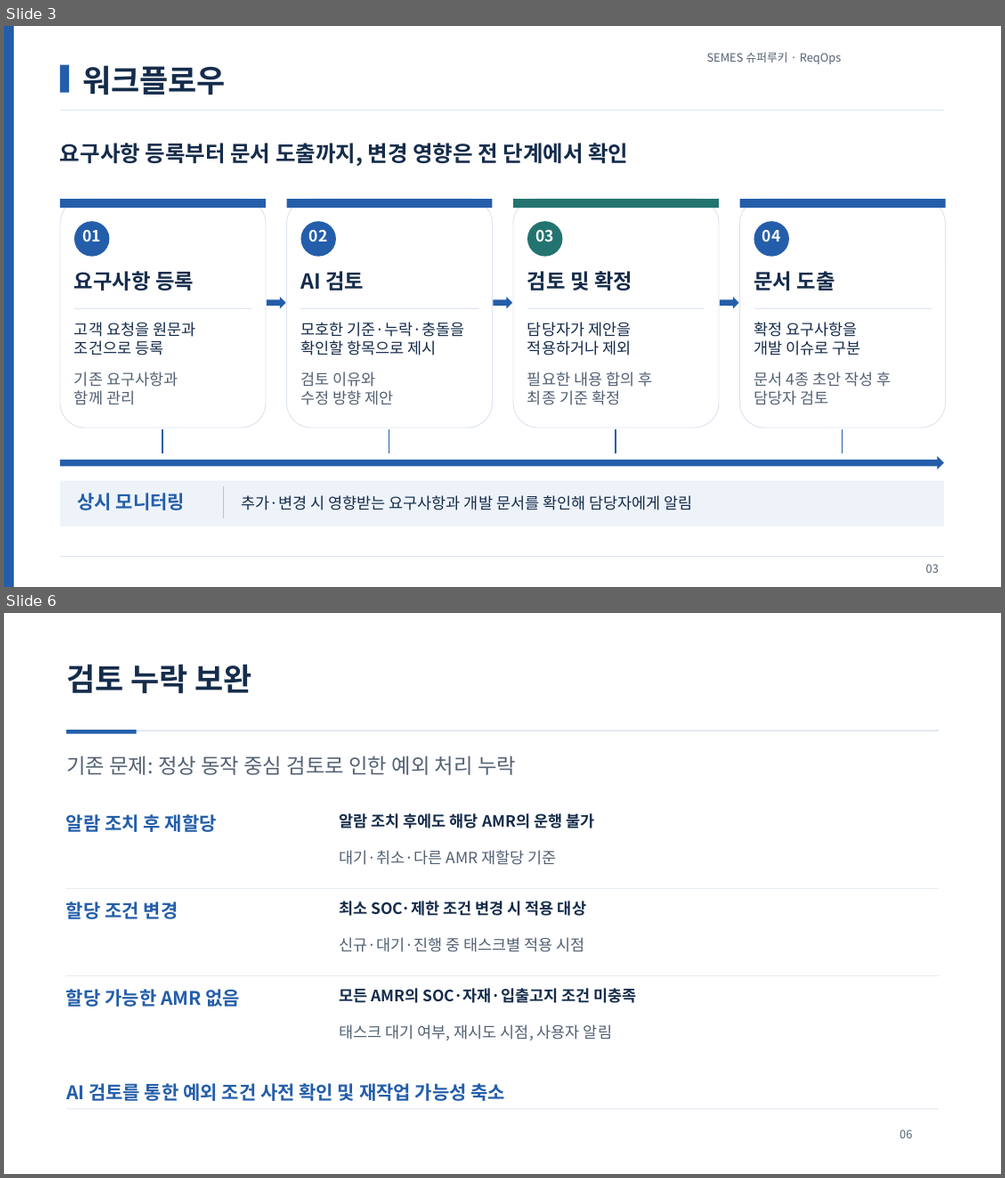
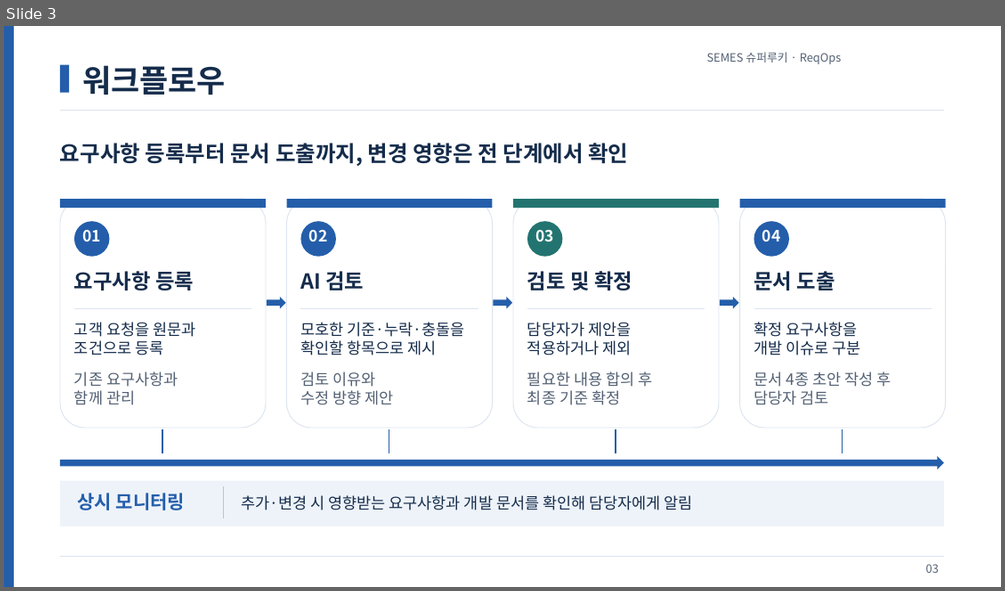
Before and after one commit to jihunhan98/semes-superrookie, a slide deck: docs/presentations/ReqOps_SuperRookie.pptx. Shown one above the other, each under a label of ours: slides 3 and 6 before the commit, slide 3 after it; the slides between them are not shown. The pictures are 1005x1178 and 1005x591 pixels, drawn with LibreOffice and Linux fonts; fonts in the diff are those of the drawing. Boxes give left, top, right and bottom in pixels: in the first picture for what was removed or moved away, otherwise in the second. Text is boxed around its words. In the diff, an @@ line names an element or a change of style, - is before the commit and + after.

```diff
--- a/docs/presentations/ReqOps_SuperRookie.pptx
+++ b/docs/presentations/ReqOps_SuperRookie.pptx
@@ slide 6 removed at [4,613,1001,1174], background #FFFFFF @@
@@ text removed at [66,664,252,693] @@
-검토 누락 보완
@@ rectangle removed at [66,730,938,731] @@
@@ rectangle removed at [66,730,137,733] @@
@@ text removed at [66,755,516,775] @@
-기존 문제: 정상 동작 중심 검토로 인한 예외 처리 누락
@@ text removed at [66,814,217,832] @@
-알람 조치 후 재할당
@@ text removed at [339,813,594,828] @@
-알람 조치 후에도 해당 AMR의 운행 불가
@@ text removed at [339,850,556,865] @@
-대기·취소·다른 AMR 재할당 기준
@@ rectangle removed at [66,888,938,889] @@
@@ text removed at [66,901,178,919] @@
-할당 조건 변경
@@ text removed at [339,900,586,916] @@
-최소 SOC·제한 조건 변경 시 적용 대상
@@ text removed at [339,937,585,952] @@
-신규·대기·진행 중 태스크별 적용 시점
@@ rectangle removed at [66,975,938,976] @@
@@ text removed at [66,989,241,1006] @@
-할당 가능한 AMR 없음
@@ text removed at [339,988,637,1003] @@
-모든 AMR의 SOC·자재·입출고지 조건 미충족
@@ text removed at [339,1024,612,1040] @@
-태스크 대기 여부, 재시도 시점, 사용자 알림
@@ text removed at [66,1083,505,1101] @@
-AI 검토를 통한 예외 조건 사전 확인 및 재작업 가능성 축소
@@ rectangle removed at [66,1108,938,1109] @@
@@ text removed at [899,1129,912,1138] @@
-06
```
Also in this commit, not shown: 5 slides changed, 1 slide added, 1 other slide removed.
